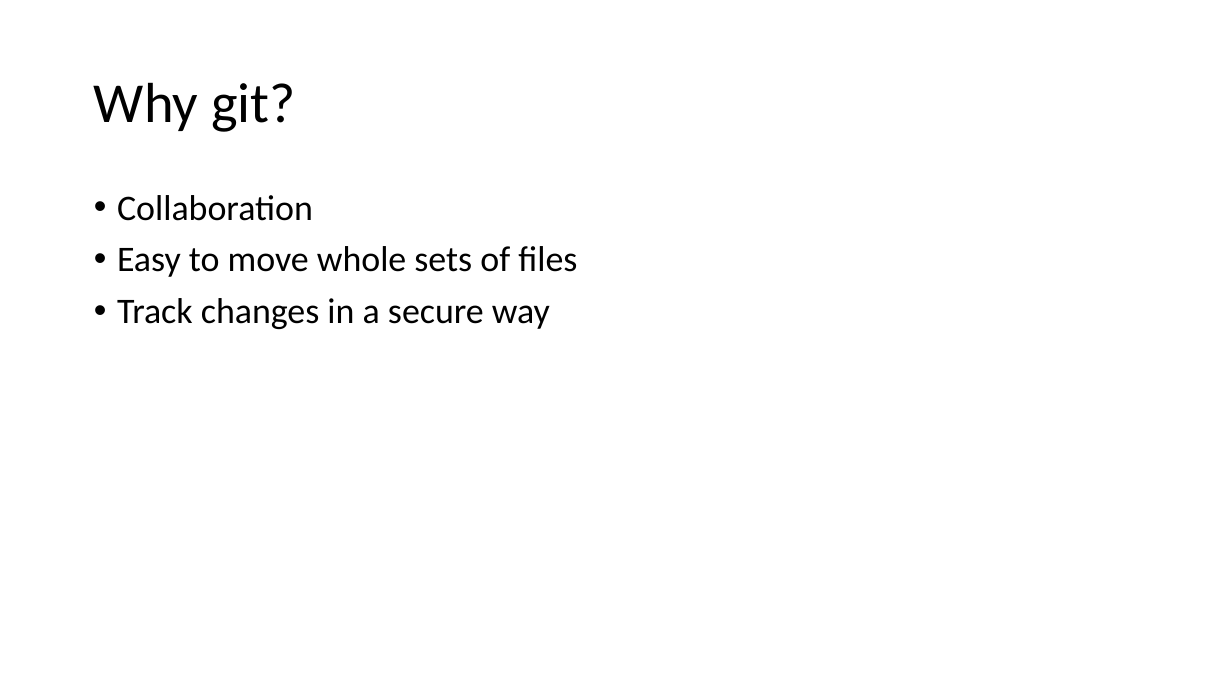
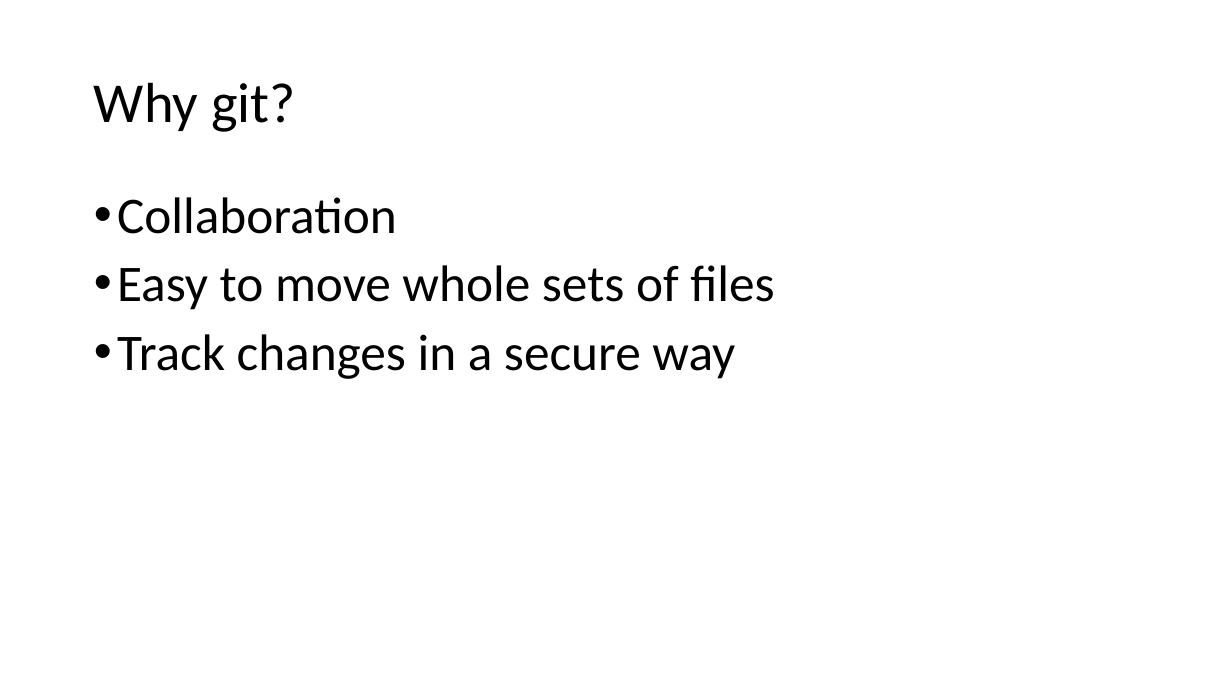
Before and after one commit to PirateGrunt/CLRS2015, a slide deck: slide 9 of 2015_CLRS.pptx. Drawn at 1232x693 pixels with LibreOffice and Linux fonts; fonts in the diff are those of the drawing. Boxes give left, top, right and bottom in pixels: in the first picture for what was removed or moved away, otherwise in the second. Text is boxed around its words. In the diff, an @@ line names an element or a change of style, - is before the commit and + after.

```diff
--- a/2015_CLRS.pptx
+++ b/2015_CLRS.pptx
@@ text "Collaboration" at [117,197,774,379]: size 28 to 40 pt @@
```
Also in this commit, not shown: 5 other slides changed.
